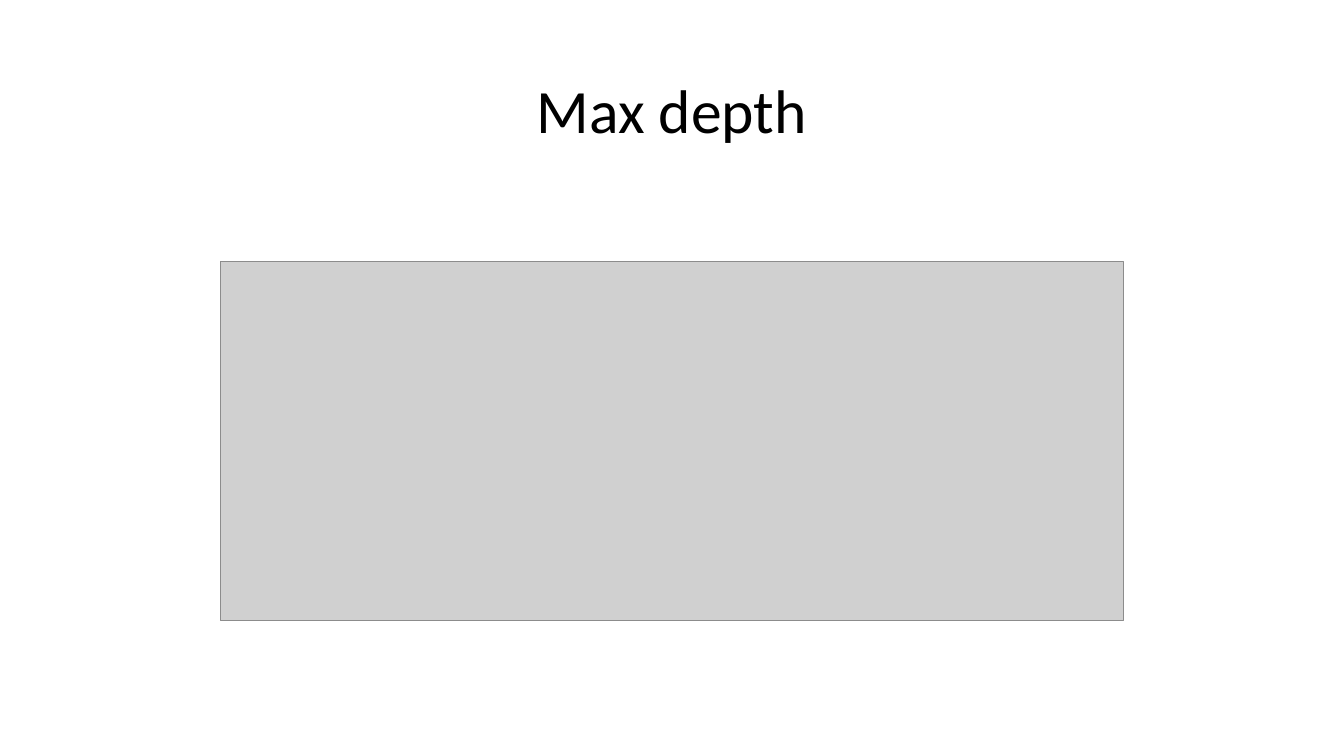
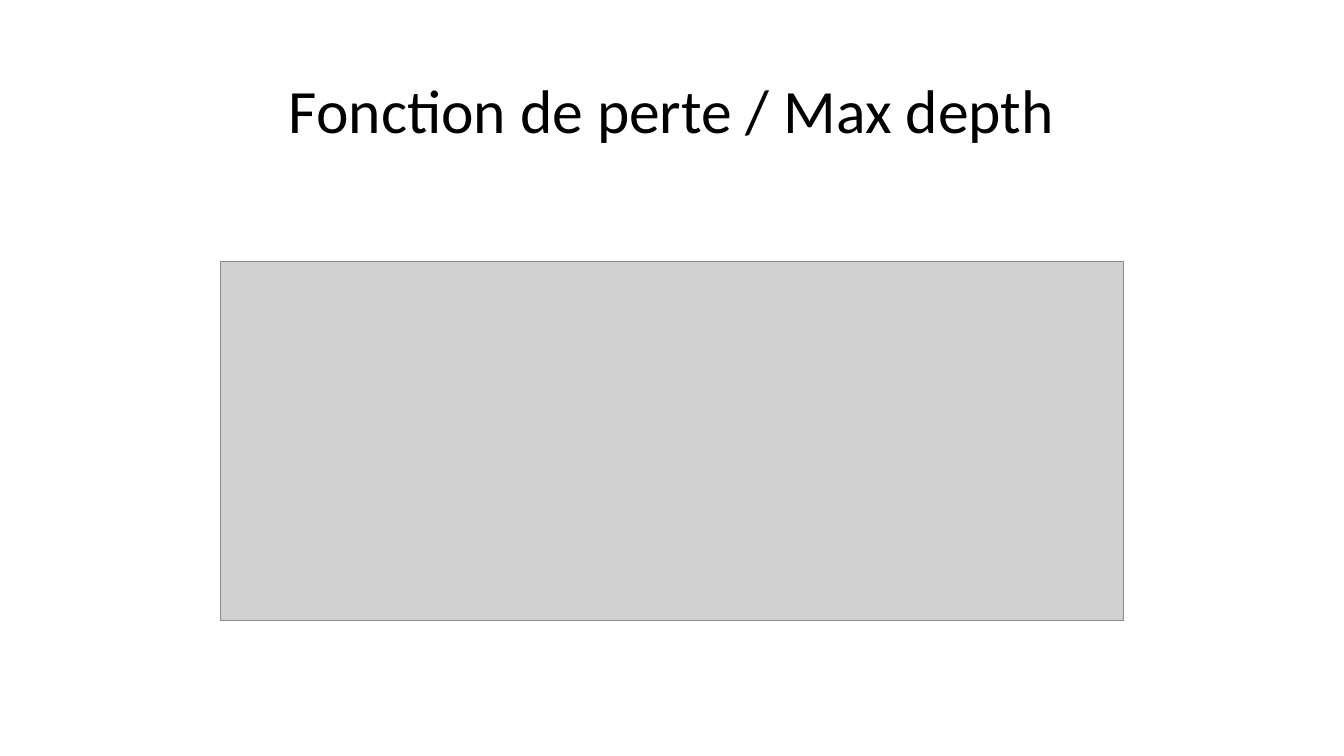
Before and after one commit to morganscao/Projet5, a slide deck: slide 40 of Rapport/P5 - Segmentez les comportements de clients.pptx (slide 39 before the commit). Drawn at 1344x756 pixels with LibreOffice and Linux fonts; fonts in the diff are those of the drawing; grey boxes stand for pictures. Boxes give left, top, right and bottom in pixels: in the first picture for what was removed or moved away, otherwise in the second. Text is boxed around its words. In the diff, an @@ line names an element or a change of style, - is before the commit and + after.

```diff
--- a/Rapport/P5 - Segmentez les comportements de clients.pptx
+++ b/Rapport/P5 - Segmentez les comportements de clients.pptx
@@ title at [289,90,1054,143]: text changed @@
-Max depth
+Fonction de perte / Max depth
```
Also in this commit, not shown: 7 other slides changed, 1 slide added, 1 other file.
